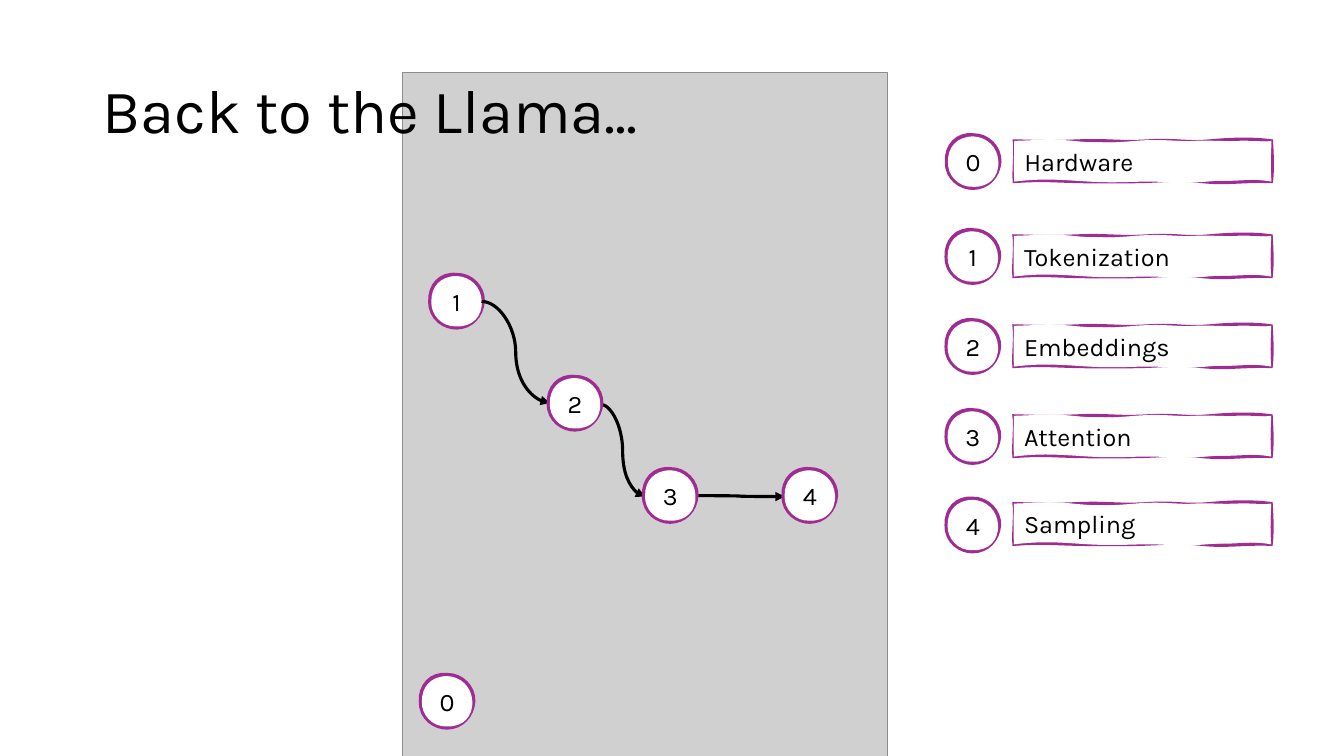
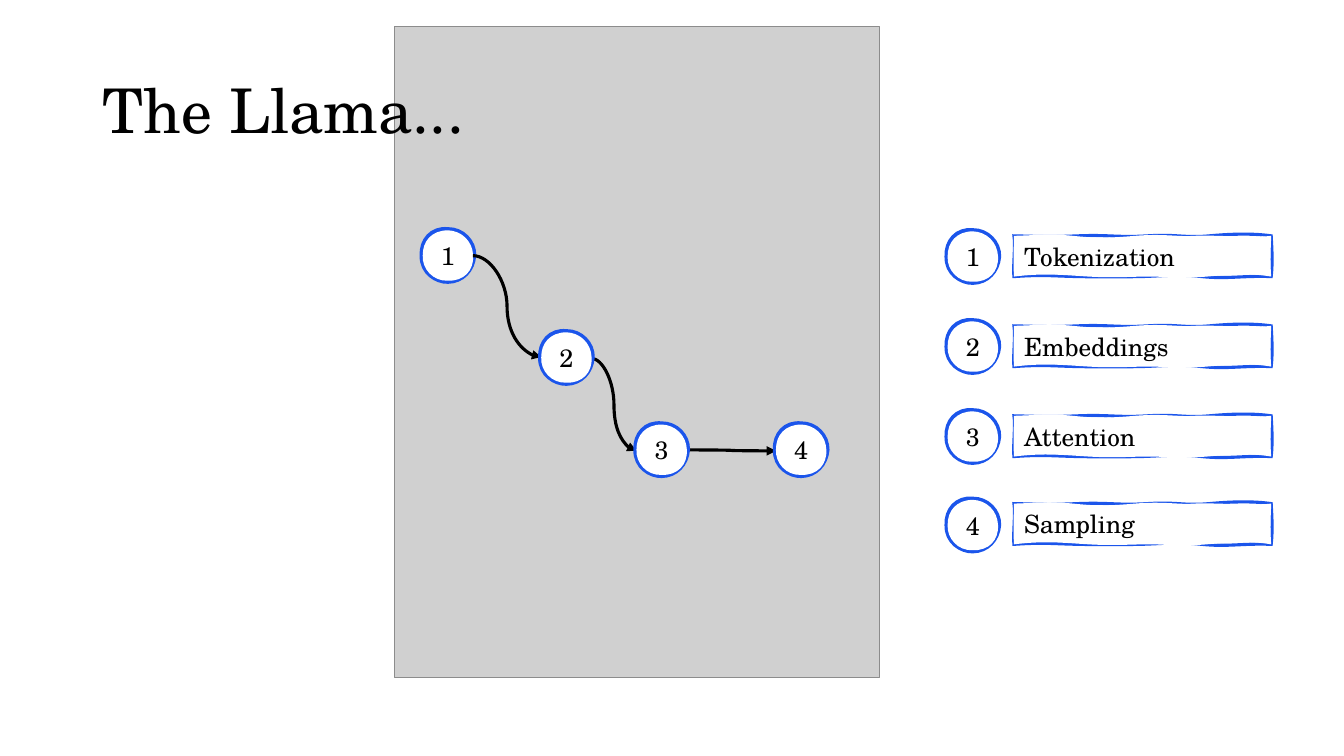
Before and after one commit to acceleratescience/large-language-models, a slide deck: slide 19 of slides/flsg/1-intro-flsg.pptx (slide 18 before the commit). Drawn at 1344x756 pixels with LibreOffice and Linux fonts; fonts in the diff are those of the drawing; grey boxes stand for pictures; background and template pictures are left out. Boxes give left, top, right and bottom in pixels: in the first picture for what was removed or moved away, otherwise in the second. Text is boxed around its words. In the diff, an @@ line names an element or a change of style, - is before the commit and + after.

```diff
--- a/slides/flsg/1-intro-flsg.pptx
+++ b/slides/flsg/1-intro-flsg.pptx
@@ picture: place and size @@
-picture at <box>403,73,888,756</box>
+picture at <box>394,27,879,678</box>
@@ title at <box>102,72,464,150</box>: text changed; font Karla to TeX Gyre Schola @@
-Back to the Llama...
+The Llama...
@@ freeform shape removed at <box>948,136,998,187</box> @@
-0
@@ freeform shape removed at <box>1014,141,1271,181</box> @@
-Hardware
@@ font Karla to TeX Gyre Schola; outline #A02B93 4.5 pt to #1B55EB 4.5 pt in 8 elements at <box>948,232,998,282</box>, <box>948,322,998,372</box>, <box>948,411,998,462</box>, <box>948,500,998,551</box>, <box>541,333,592,383</box>, <box>776,424,827,475</box>, <box>422,230,473,280</box>, <box>636,424,687,475</box> @@
@@ 4 freeform shapes, 3 curved arrows: place and size @@
-4 freeform shapes, 3 curved arrows at <box>432,276,835,521</box>
+4 freeform shapes, 3 curved arrows at <box>422,230,827,475</box>
@@ font Karla to TeX Gyre Schola; outline #A02B93 2.25 pt to #1B55EB 2.25 pt in 4 elements at <box>1014,236,1271,276</box>, <box>1014,326,1271,366</box>, <box>1014,416,1271,457</box>, <box>1014,504,1271,544</box> @@
@@ freeform shape removed at <box>422,677,473,727</box> @@
-0
```
Also in this commit, not shown: 17 other slides changed, 1 slide added, 1 other file.
